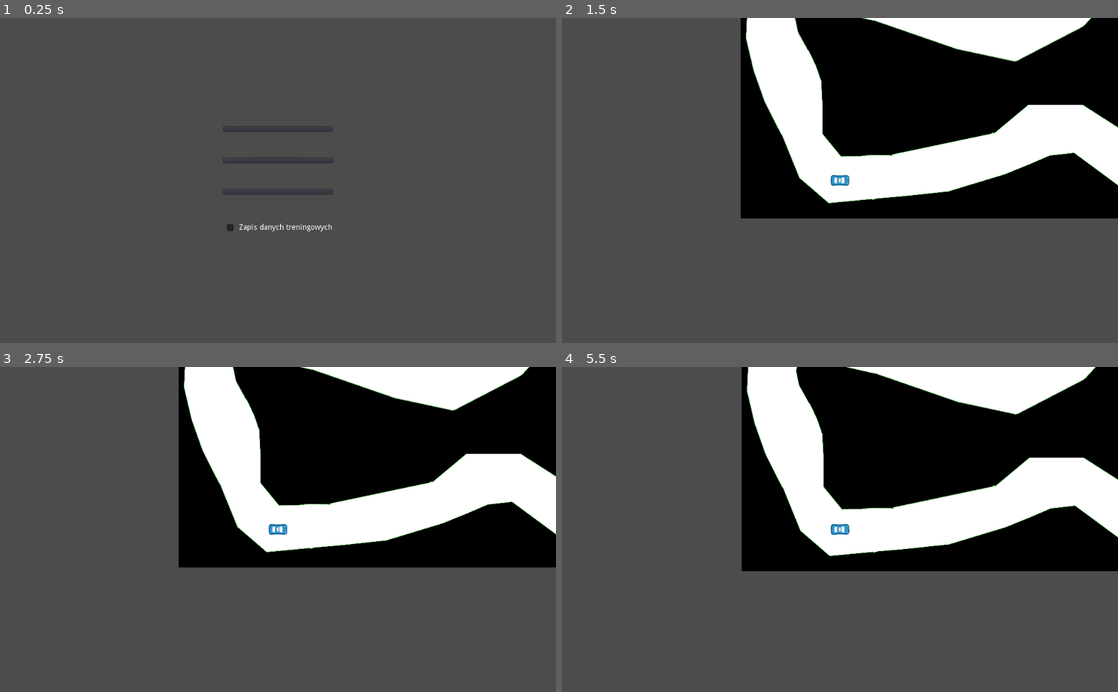
Above: before the commit, frames 1-4 (two rows, left to right).
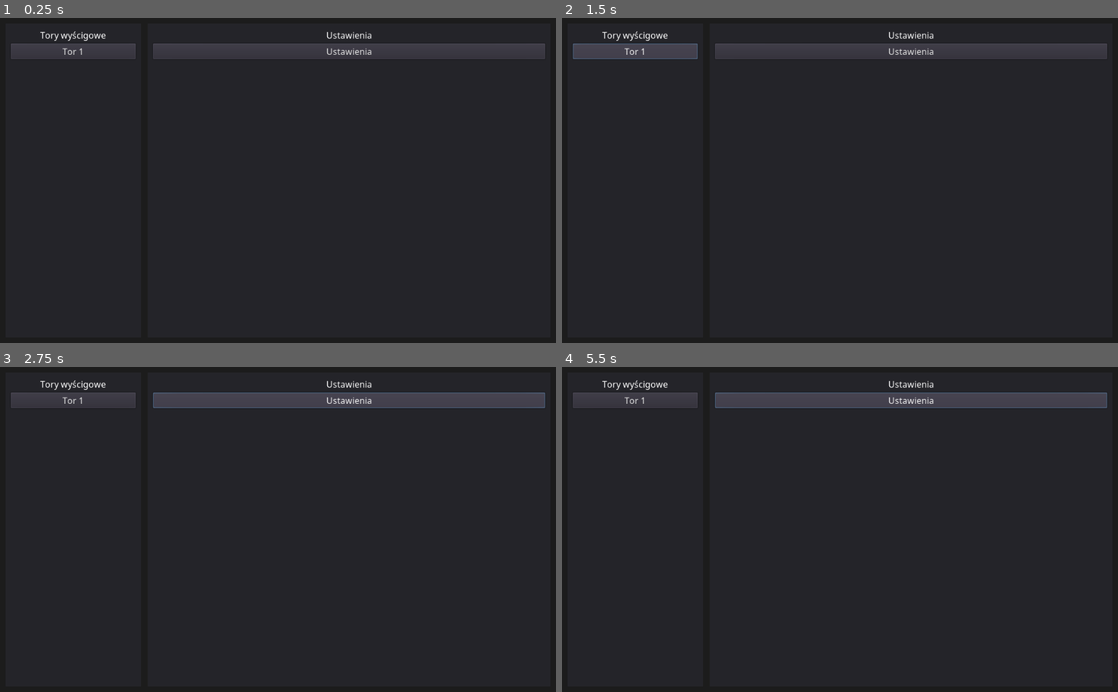
Above: after the commit, the same moments.

Repository: bolexpl/nn_race
Game: Godot game, scene res://src/MainMenu.tscn
Same seed, same stepped clock (60 frames per second), same inputs: the game is played once before the commit and once after it.
Inputs (mouse positions are in pixels of both pictures, inside the frame that each line leads up to):
- Up to frame 1 (0.25 s): no input
- Up to frame 2 (1.5 s): click (840, 128) at 0.5 s, where only the run before the commit has a clickable "TRACK 1"; click (634, 50) at 1.25 s, where only the run after the commit has a clickable "Tor 1"
- Up to frame 3 (2.75 s): click (350, 399) at 2 s, where only the run after the commit has a clickable "Ustawienia"
- Up to frame 4 (5.5 s): tap Enter at 2.75, 5 s; hold Right (ui_right) 2.78-3.53 s; tap Space at 3.5 s; hold Down (ui_down) 3.53-4.28 s; hold Right (ui_right) 4.28-5.03 s; hold Up (ui_up) from 5.03 s (still down)

The runs differ from the first frame. In frame 1, 95% of the frame differs, in the area x 0-100%, y 0-100%; in frame 2, 99%; in frame 3, 99%; in frame 4, 99%.

Commit message:
gui

Diff:
--- a/assets/new_dynamicfont.tres
+++ b/assets/noto_sans_ui_regular.tres
@@ -1,7 +1,6 @@
 [gd_resource type="DynamicFont" load_steps=2 format=2]
 
-[ext_resource path="res://assets/Comics Tricks.ttf" type="DynamicFontData" id=1]
+[ext_resource path="res://assets/noto_sans_ui_regular.ttf" type="DynamicFontData" id=1]
 
 [resource]
-size = 42
 font_data = ExtResource( 1 )
--- /dev/null
+++ b/control_gallery.tscn
@@ -0,0 +1,435 @@
+[gd_scene load_steps=4 format=2]
+
+[ext_resource path="res://icon.png" type="Texture" id=1]
+
+[sub_resource type="Theme" id=5]
+
+[sub_resource type="ButtonGroup" id=4]
+
+[node name="ControlGallery" type="Control"]
+anchor_right = 1.0
+anchor_bottom = 1.0
+theme = SubResource( 5 )
+__meta__ = {
+"_edit_use_anchors_": false
+}
+
+[node name="MainPanel" type="ColorRect" parent="."]
+anchor_right = 1.0
+anchor_bottom = 1.0
+color = Color( 0.113725, 0.113725, 0.113725, 1 )
+__meta__ = {
+"_edit_use_anchors_": false
+}
+
+[node name="HSplitContainer" type="HSplitContainer" parent="MainPanel"]
+anchor_right = 1.0
+anchor_bottom = 1.0
+margin_left = 10.0
+margin_top = 10.0
+margin_right = -10.0
+margin_bottom = -10.0
+custom_constants/separation = 10
+__meta__ = {
+"_edit_use_anchors_": false
+}
+
+[node name="BasicControls" type="Panel" parent="MainPanel/HSplitContainer"]
+margin_right = 329.0
+margin_bottom = 580.0
+rect_min_size = Vector2( 280, 0 )
+size_flags_horizontal = 3
+
+[node name="VBoxContainer" type="VBoxContainer" parent="MainPanel/HSplitContainer/BasicControls"]
+anchor_right = 1.0
+anchor_bottom = 1.0
+margin_left = 10.0
+margin_top = 10.0
+margin_right = -10.0
+margin_bottom = -10.0
+size_flags_horizontal = 3
+custom_constants/separation = 15
+__meta__ = {
+"_edit_use_anchors_": false
+}
+
+[node name="Title" type="Label" parent="MainPanel/HSplitContainer/BasicControls/VBoxContainer"]
+margin_right = 309.0
+margin_bottom = 14.0
+custom_colors/font_color = Color( 1, 1, 1, 0.627451 )
+text = "Basic controls"
+align = 1
+__meta__ = {
+"_edit_use_anchors_": false
+}
+
+[node name="Button" type="Button" parent="MainPanel/HSplitContainer/BasicControls/VBoxContainer"]
+margin_top = 29.0
+margin_right = 309.0
+margin_bottom = 49.0
+text = "Button"
+
+[node name="LinkButton" type="LinkButton" parent="MainPanel/HSplitContainer/BasicControls/VBoxContainer"]
+margin_top = 64.0
+margin_right = 309.0
+margin_bottom = 78.0
+hint_tooltip = "Hint Tooltip"
+text = "LinkButton (hover me for tooltip)"
+__meta__ = {
+"_edit_use_anchors_": false
+}
+
+[node name="ColorPickerContainer" type="HBoxContainer" parent="MainPanel/HSplitContainer/BasicControls/VBoxContainer"]
+margin_top = 93.0
+margin_right = 309.0
+margin_bottom = 113.0
+custom_constants/separation = 10
+
+[node name="ColorPickerButton" type="ColorPickerButton" parent="MainPanel/HSplitContainer/BasicControls/VBoxContainer/ColorPickerContainer"]
+margin_right = 64.0
+margin_bottom = 20.0
+rect_min_size = Vector2( 64, 0 )
+color = Color( 0.278431, 0.54902, 0.74902, 1 )
+__meta__ = {
+"_edit_use_anchors_": false
+}
+
+[node name="Label" type="Label" parent="MainPanel/HSplitContainer/BasicControls/VBoxContainer/ColorPickerContainer"]
+margin_left = 74.0
+margin_top = 3.0
+margin_right = 189.0
+margin_bottom = 17.0
+text = "ColorPickerButton"
+
+[node name="CheckBox" type="CheckBox" parent="MainPanel/HSplitContainer/BasicControls/VBoxContainer"]
+margin_top = 128.0
+margin_right = 309.0
+margin_bottom = 152.0
+text = "CheckBox"
+
+[node name="CheckButton" type="CheckButton" parent="MainPanel/HSplitContainer/BasicControls/VBoxContainer"]
+margin_top = 167.0
+margin_right = 309.0
+margin_bottom = 207.0
+text = "CheckButton"
+
+[node name="LineEdit" type="LineEdit" parent="MainPanel/HSplitContainer/BasicControls/VBoxContainer"]
+margin_top = 222.0
+margin_right = 309.0
+margin_bottom = 246.0
+text = "LineEdit"
+
+[node name="TextEdit" type="TextEdit" parent="MainPanel/HSplitContainer/BasicControls/VBoxContainer"]
+margin_top = 261.0
+margin_right = 309.0
+margin_bottom = 361.0
+rect_min_size = Vector2( 0, 100 )
+text = "TextEdit
+
+Unlike LineEdit, I accept multiple lines."
+__meta__ = {
+"_edit_use_anchors_": false
+}
+
+[node name="Label" type="Label" parent="MainPanel/HSplitContainer/BasicControls/VBoxContainer"]
+margin_top = 376.0
+margin_right = 309.0
+margin_bottom = 390.0
+text = "Label"
+
+[node name="TabContainer" type="TabContainer" parent="MainPanel/HSplitContainer/BasicControls/VBoxContainer"]
+margin_top = 405.0
+margin_right = 309.0
+margin_bottom = 485.0
+rect_min_size = Vector2( 0, 80 )
+__meta__ = {
+"_edit_use_anchors_": false
+}
+
+[node name="Tab 1" type="Control" parent="MainPanel/HSplitContainer/BasicControls/VBoxContainer/TabContainer"]
+anchor_right = 1.0
+anchor_bottom = 1.0
+margin_left = 4.0
+margin_top = 32.0
+margin_right = -4.0
+margin_bottom = -4.0
+
+[node name="RichTextLabel" type="RichTextLabel" parent="MainPanel/HSplitContainer/BasicControls/VBoxContainer/TabContainer/Tab 1"]
+anchor_right = 1.0
+anchor_bottom = 1.0
+margin_top = 5.0
+bbcode_enabled = true
+bbcode_text = "[center]RichTextLabel: [color=#8ff]Tab 1[/color] is selected.[/center]"
+text = "RichTextLabel: Tab 1 is selected."
+__meta__ = {
+"_edit_use_anchors_": false
+}
+
+[node name="Tab 2" type="Control" parent="MainPanel/HSplitContainer/BasicControls/VBoxContainer/TabContainer"]
+visible = false
+anchor_right = 1.0
+anchor_bottom = 1.0
+margin_left = 4.0
+margin_top = 41.0
+margin_right = -4.0
+margin_bottom = -4.0
+
+[node name="RichTextLabel" type="RichTextLabel" parent="MainPanel/HSplitContainer/BasicControls/VBoxContainer/TabContainer/Tab 2"]
+anchor_right = 1.0
+anchor_bottom = 1.0
+margin_top = 5.0
+bbcode_enabled = true
+bbcode_text = "[center]RichTextLabel: [color=#ff8]Tab 2[/color] is selected.[/center]"
+text = "RichTextLabel: Tab 2 is selected."
+__meta__ = {
+"_edit_use_anchors_": false
+}
+
+[node name="VSplitContainer" type="VSplitContainer" parent="MainPanel/HSplitContainer"]
+margin_left = 339.0
+margin_right = 1004.0
+margin_bottom = 580.0
+rect_min_size = Vector2( 350, 0 )
+size_flags_horizontal = 3
+size_flags_stretch_ratio = 2.0
+
+[node name="Numbers" type="Panel" parent="MainPanel/HSplitContainer/VSplitContainer"]
+margin_right = 665.0
+margin_bottom = 260.0
+rect_min_size = Vector2( 0, 260 )
+size_flags_vertical = 3
+__meta__ = {
+"_edit_use_anchors_": false
+}
+
+[node name="VBoxContainer" type="VBoxContainer" parent="MainPanel/HSplitContainer/VSplitContainer/Numbers"]
+anchor_right = 1.0
+anchor_bottom = 1.0
+margin_left = 10.0
+margin_top = 10.0
+margin_right = -10.0
+margin_bottom = -10.0
+custom_constants/separation = 10
+__meta__ = {
+"_edit_use_anchors_": false
+}
+
+[node name="Title" type="Label" parent="MainPanel/HSplitContainer/VSplitContainer/Numbers/VBoxContainer"]
+margin_right = 645.0
+margin_bottom = 14.0
+custom_colors/font_color = Color( 1, 1, 1, 0.627451 )
+text = "Numbers"
+align = 1
+__meta__ = {
+"_edit_use_anchors_": false
+}
+
+[node name="SpinBox" type="SpinBox" parent="MainPanel/HSplitContainer/VSplitContainer/Numbers/VBoxContainer"]
+margin_top = 24.0
+margin_right = 190.0
+margin_bottom = 48.0
+rect_min_size = Vector2( 190, 0 )
+size_flags_horizontal = 0
+prefix = "SpinBox"
+
+[node name="HSliderContainer" type="HBoxContainer" parent="MainPanel/HSplitContainer/VSplitContainer/Numbers/VBoxContainer"]
+margin_top = 58.0
+margin_right = 645.0
+margin_bottom = 74.0
+custom_constants/separation = 10
+__meta__ = {
+"_edit_use_anchors_": false
+}
+
+[node name="HSlider" type="HSlider" parent="MainPanel/HSplitContainer/VSplitContainer/Numbers/VBoxContainer/HSliderContainer"]
+margin_right = 190.0
+margin_bottom = 16.0
+rect_min_size = Vector2( 190, 0 )
+__meta__ = {
+"_edit_use_anchors_": false
+}
+
+[node name="Label" type="Label" parent="MainPanel/HSplitContainer/VSplitContainer/Numbers/VBoxContainer/HSliderContainer"]
+margin_left = 200.0
+margin_top = 1.0
+margin_right = 246.0
+margin_bottom = 15.0
+text = "HSlider"
+__meta__ = {
+"_edit_use_anchors_": false
+}
+
+[node name="ProgressBarContainer" type="HBoxContainer" parent="MainPanel/HSplitContainer/VSplitContainer/Numbers/VBoxContainer"]
+margin_top = 84.0
+margin_right = 645.0
+margin_bottom = 98.0
+custom_constants/separation = 10
+__meta__ = {
+"_edit_use_anchors_": false
+}
+
+[node name="ProgressBar" type="ProgressBar" parent="MainPanel/HSplitContainer/VSplitContainer/Numbers/VBoxContainer/ProgressBarContainer"]
+margin_right = 190.0
+margin_bottom = 14.0
+rect_min_size = Vector2( 190, 0 )
+value = 50.0
+__meta__ = {
+"_edit_use_anchors_": false
+}
+
+[node name="Label" type="Label" parent="MainPanel/HSplitContainer/VSplitContainer/Numbers/VBoxContainer/ProgressBarContainer"]
+margin_left = 200.0
+margin_right = 276.0
+margin_bottom = 14.0
+text = "ProgressBar"
+
+[node name="HSeparatorContainer" type="HBoxContainer" parent="MainPanel/HSplitContainer/VSplitContainer/Numbers/VBoxContainer"]
+margin_top = 108.0
+margin_right = 645.0
+margin_bottom = 122.0
+custom_constants/separation = 10
+__meta__ = {
+"_edit_use_anchors_": false
+}
+
+[node name="HSeparatorLeft" type="HSeparator" parent="MainPanel/HSplitContainer/VSplitContainer/Numbers/VBoxContainer/HSeparatorContainer"]
+margin_right = 277.0
+margin_bottom = 14.0
+size_flags_horizontal = 3
+
+[node name="Label" type="Label" parent="MainPanel/HSplitContainer/VSplitContainer/Numbers/VBoxContainer/HSeparatorContainer"]
+margin_left = 287.0
+margin_right = 357.0
+margin_bottom = 14.0
+text = "HSeparator"
+__meta__ = {
+"_edit_use_anchors_": false
+}
+
+[node name="HSeparatorRight" type="HSeparator" parent="MainPanel/HSplitContainer/VSplitContainer/Numbers/VBoxContainer/HSeparatorContainer"]
+margin_left = 367.0
+margin_right = 645.0
+margin_bottom = 14.0
+size_flags_horizontal = 3
+
+[node name="TextureProgressContainer" type="HBoxContainer" parent="MainPanel/HSplitContainer/VSplitContainer/Numbers/VBoxContainer"]
+margin_top = 132.0
+margin_right = 645.0
+margin_bottom = 196.0
+custom_constants/separation = 10
+__meta__ = {
+"_edit_use_anchors_": false
+}
+
+[node name="Control" type="Control" parent="MainPanel/HSplitContainer/VSplitContainer/Numbers/VBoxContainer/TextureProgressContainer"]
+margin_right = 64.0
+margin_bottom = 64.0
+rect_min_size = Vector2( 64, 64 )
+
+[node name="TextureProgress" type="TextureProgress" parent="MainPanel/HSplitContainer/VSplitContainer/Numbers/VBoxContainer/TextureProgressContainer/Control"]
+anchor_right = 1.0
+anchor_bottom = 1.0
+rect_scale = Vector2( 0.5, 0.5 )
+value = 67.0
+texture_progress = ExtResource( 1 )
+fill_mode = 4
+__meta__ = {
+"_edit_use_anchors_": false
+}
+
+[node name="Label" type="Label" parent="MainPanel/HSplitContainer/VSplitContainer/Numbers/VBoxContainer/TextureProgressContainer"]
+margin_left = 74.0
+margin_top = 25.0
+margin_right = 177.0
+margin_bottom = 39.0
+text = "TextureProgress"
+
+[node name="Lists" type="Panel" parent="MainPanel/HSplitContainer/VSplitContainer"]
+margin_top = 272.0
+margin_right = 665.0
+margin_bottom = 580.0
+rect_min_size = Vector2( 0, 220 )
+size_flags_horizontal = 3
+size_flags_vertical = 3
+size_flags_stretch_ratio = 2.5
+
+[node name="VBoxContainer" type="VBoxContainer" parent="MainPanel/HSplitContainer/VSplitContainer/Lists"]
+anchor_right = 1.0
+anchor_bottom = 1.0
+margin_left = 10.0
+margin_top = 10.0
+margin_right = -10.0
+margin_bottom = -10.0
+custom_constants/separation = 10
+__meta__ = {
+"_edit_use_anchors_": false
+}
+
+[node name="Title" type="Label" parent="MainPanel/HSplitContainer/VSplitContainer/Lists/VBoxContainer"]
+margin_right = 645.0
+margin_bottom = 14.0
+custom_colors/font_color = Color( 1, 1, 1, 0.627451 )
+text = "Lists"
+align = 1
+__meta__ = {
+"_edit_use_anchors_": false
+}
+
+[node name="OptionButton" type="OptionButton" parent="MainPanel/HSplitContainer/VSplitContainer/Lists/VBoxContainer"]
+margin_top = 24.0
+margin_right = 200.0
+margin_bottom = 44.0
+rect_min_size = Vector2( 200, 0 )
+size_flags_horizontal = 0
+text = "OptionButton"
+items = [ "OptionButton", null, false, 0, null, "Item 1", null, false, 1, null, "Item 2", null, false, 2, null, "Disabled Item", null, true, 3, null ]
+selected = 0
+
+[node name="MenuButton" type="MenuButton" parent="MainPanel/HSplitContainer/VSplitContainer/Lists/VBoxContainer"]
+margin_top = 54.0
+margin_right = 200.0
+margin_bottom = 74.0
+rect_min_size = Vector2( 200, 0 )
+size_flags_horizontal = 0
+text = "MenuButton"
+flat = false
+items = [ "Action Item", null, 0, false, false, 0, 0, null, "", false, "Separator", null, 0, false, false, 1, 0, null, "", true, "Checkbox Item 1", null, 1, true, false, 2, 0, null, "", false, "Checkbox Item 2", null, 1, false, false, 3, 0, null, "", false, "Disabled Checkbox Item", null, 0, false, true, 4, 0, null, "", false, "Radio Item 1", null, 2, true, false, 5, 0, null, "", false, "Radio Item 2", null, 2, false, false, 6, 0, null, "", false ]
+
+[node name="RadioButtons" type="VBoxContainer" parent="MainPanel/HSplitContainer/VSplitContainer/Lists/VBoxContainer"]
+margin_top = 84.0
+margin_right = 279.0
+margin_bottom = 152.0
+size_flags_horizontal = 0
+custom_constants/separation = -2
+
+[node name="CheckBox" type="CheckBox" parent="MainPanel/HSplitContainer/VSplitContainer/Lists/VBoxContainer/RadioButtons"]
+margin_right = 279.0
+margin_bottom = 24.0
+pressed = true
+group = SubResource( 4 )
+text = "CheckBox with ButtonGroup assigned 1"
+
+[node name="CheckBox2" type="CheckBox" parent="MainPanel/HSplitContainer/VSplitContainer/Lists/VBoxContainer/RadioButtons"]
+margin_top = 22.0
+margin_right = 279.0
+margin_bottom = 46.0
+group = SubResource( 4 )
+text = "CheckBox with ButtonGroup assigned 2"
+
+[node name="CheckBox3" type="CheckBox" parent="MainPanel/HSplitContainer/VSplitContainer/Lists/VBoxContainer/RadioButtons"]
+margin_top = 44.0
+margin_right = 279.0
+margin_bottom = 68.0
+group = SubResource( 4 )
+text = "CheckBox with ButtonGroup assigned 3"
+
+[node name="ItemList" type="ItemList" parent="MainPanel/HSplitContainer/VSplitContainer/Lists/VBoxContainer"]
+margin_top = 162.0
+margin_right = 645.0
+margin_bottom = 288.0
+hint_tooltip = "This ItemList allows multiple selection.
+Hold Ctrl or Shift to select multiple items."
+size_flags_vertical = 3
+items = [ "ItemList - Item 1", null, false, "ItemList - Item 2", null, false, "ItemList - Disabled item with icon assigned", ExtResource( 1 ), true, "ItemList - Item 3 with icon assigned", ExtResource( 1 ), false ]
+select_mode = 1
+fixed_icon_size = Vector2( 16, 16 )
--- a/src/MainMenu.gd
+++ b/src/MainMenu.gd
@@ -1,4 +1,4 @@
-extends MarginContainer
+extends Control
 
 
 var tmp
--- a/src/MainMenu.tscn
+++ b/src/MainMenu.tscn
@@ -1,67 +1,94 @@
-[gd_scene load_steps=3 format=2]
+[gd_scene load_steps=4 format=2]
 
-[ext_resource path="res://assets/new_dynamicfont.tres" type="DynamicFont" id=1]
+[ext_resource path="res://assets/noto_sans_ui_regular.tres" type="DynamicFont" id=1]
 [ext_resource path="res://src/MainMenu.gd" type="Script" id=2]
 
-[node name="MainMenu" type="MarginContainer"]
+[sub_resource type="Theme" id=1]
+default_font = ExtResource( 1 )
+
+[node name="MainMenu" type="Control"]
 margin_right = 1024.0
 margin_bottom = 600.0
+theme = SubResource( 1 )
 script = ExtResource( 2 )
 __meta__ = {
 "_edit_use_anchors_": false
 }
 
-[node name="HBoxContainer" type="HBoxContainer" parent="."]
+[node name="MainPanel" type="ColorRect" parent="."]
 margin_right = 1024.0
 margin_bottom = 600.0
-alignment = 1
+color = Color( 0.113725, 0.113725, 0.113725, 1 )
+__meta__ = {
+"_edit_use_anchors_": false
+}
 
-[node name="VBoxContainer" type="VBoxContainer" parent="HBoxContainer"]
-margin_left = 375.0
-margin_right = 649.0
-margin_bottom = 600.0
-custom_constants/separation = 50
-alignment = 1
+[node name="HSplitContainer" type="HSplitContainer" parent="MainPanel"]
+anchor_right = 1.0
+anchor_bottom = 1.0
+margin_left = 10.0
+margin_top = 10.0
+margin_right = -10.0
+margin_bottom = -10.0
+__meta__ = {
+"_edit_use_anchors_": false
+}
 
-[node name="Track1Button" type="Button" parent="HBoxContainer/VBoxContainer"]
-margin_top = 136.0
-margin_right = 274.0
-margin_bottom = 187.0
-custom_fonts/font = ExtResource( 1 )
-text = "TRACK 1"
+[node name="TracksPanel" type="Panel" parent="MainPanel/HSplitContainer"]
+margin_right = 250.0
+margin_bottom = 580.0
+rect_min_size = Vector2( 250, 0 )
 
-[node name="EmptyButton" type="Button" parent="HBoxContainer/VBoxContainer"]
-margin_top = 237.0
-margin_right = 274.0
-margin_bottom = 288.0
-custom_fonts/font = ExtResource( 1 )
-text = "PUSTA MAPA"
+[node name="VBoxContainer" type="VBoxContainer" parent="MainPanel/HSplitContainer/TracksPanel"]
+anchor_right = 1.0
+anchor_bottom = 1.0
+margin_left = 10.0
+margin_top = 10.0
+margin_right = -10.0
+margin_bottom = -10.0
+__meta__ = {
+"_edit_use_anchors_": false
+}
 
-[node name="SettingsButton" type="Button" parent="HBoxContainer/VBoxContainer"]
-margin_top = 338.0
-margin_right = 274.0
-margin_bottom = 389.0
-custom_fonts/font = ExtResource( 1 )
-text = "USTAWIENIA"
+[node name="Label" type="Label" parent="MainPanel/HSplitContainer/TracksPanel/VBoxContainer"]
+margin_right = 230.0
+margin_bottom = 23.0
+text = "Tory wyścigowe"
+align = 1
+valign = 1
 
-[node name="HBoxContainer" type="HBoxContainer" parent="HBoxContainer/VBoxContainer"]
-margin_top = 439.0
-margin_right = 274.0
-margin_bottom = 463.0
-alignment = 1
+[node name="Button" type="Button" parent="MainPanel/HSplitContainer/TracksPanel/VBoxContainer"]
+margin_top = 27.0
+margin_right = 230.0
+margin_bottom = 56.0
+text = "Tor 1"
 
-[node name="CheckBox" type="CheckBox" parent="HBoxContainer/VBoxContainer/HBoxContainer"]
-margin_left = 37.0
-margin_right = 61.0
-margin_bottom = 24.0
+[node name="Panel" type="Panel" parent="MainPanel/HSplitContainer"]
+margin_left = 262.0
+margin_right = 1004.0
+margin_bottom = 580.0
+rect_min_size = Vector2( 250, 0 )
 
-[node name="CheckBoxLabel" type="Label" parent="HBoxContainer/VBoxContainer/HBoxContainer"]
-margin_left = 65.0
-margin_top = 5.0
-margin_right = 237.0
-margin_bottom = 19.0
-text = "Zapis danych treningowych"
-[connection signal="pressed" from="HBoxContainer/VBoxContainer/Track1Button" to="." method="_on_Track1Button_pressed"]
-[connection signal="pressed" from="HBoxContainer/VBoxContainer/EmptyButton" to="." method="_on_EmptyButton_pressed"]
-[connection signal="pressed" from="HBoxContainer/VBoxContainer/SettingsButton" to="." method="_on_SettingsButton_pressed"]
-[connection signal="pressed" from="HBoxContainer/VBoxContainer/HBoxContainer/CheckBox" to="." method="_on_CheckBox_pressed"]
+[node name="VBoxContainer" type="VBoxContainer" parent="MainPanel/HSplitContainer/Panel"]
+anchor_right = 1.0
+anchor_bottom = 1.0
+margin_left = 10.0
+margin_top = 10.0
+margin_right = -10.0
+margin_bottom = -10.0
+__meta__ = {
+"_edit_use_anchors_": false
+}
+
+[node name="Label" type="Label" parent="MainPanel/HSplitContainer/Panel/VBoxContainer"]
+margin_right = 722.0
+margin_bottom = 23.0
+text = "Ustawienia"
+align = 1
+valign = 1
+
+[node name="Button" type="Button" parent="MainPanel/HSplitContainer/Panel/VBoxContainer"]
+margin_top = 27.0
+margin_right = 722.0
+margin_bottom = 56.0
+text = "Ustawienia"
Binary file removed: assets/main_menu/Label_empty.png
Not shown, removed: assets/main_menu/Label_empty.png.import
Binary file removed: assets/main_menu/Label_track1.png
Not shown, removed: assets/main_menu/Label_track1.png.import
Binary file removed: assets/main_menu/label_options.png
Not shown, removed: assets/main_menu/label_options.png.import
Binary file removed: assets/main_menu_2/characters.png
Not shown, removed: assets/main_menu_2/characters.png.import
Binary file removed: assets/main_menu_2/label_continue.png
Not shown, removed: assets/main_menu_2/label_continue.png.import
Binary file removed: assets/main_menu_2/label_new_game.png
Not shown, removed: assets/main_menu_2/label_new_game.png.import
(and 7 more such lines)
